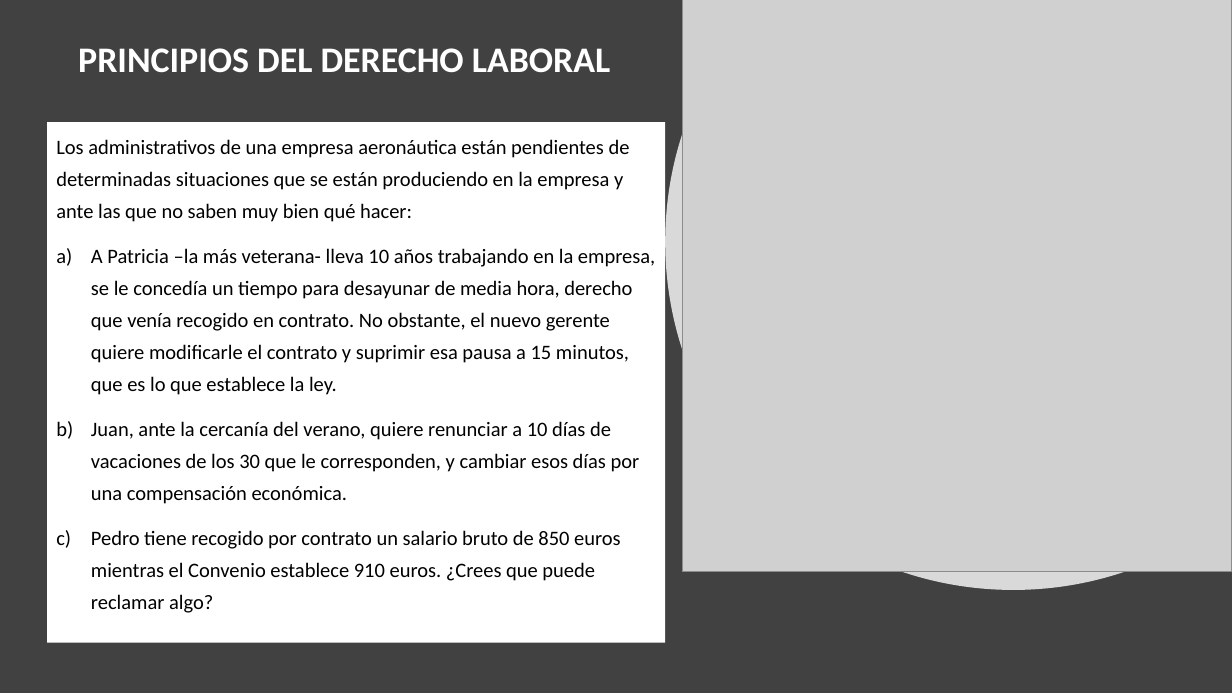
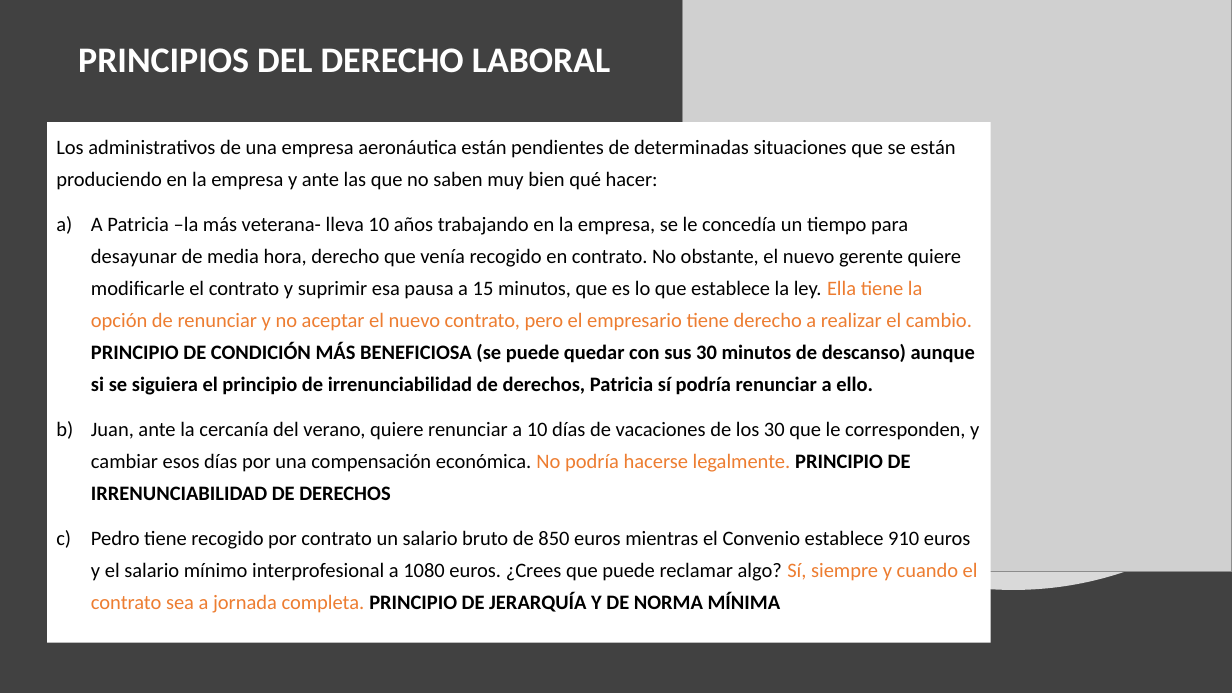
Before and after one commit to DiMaPaGa/daw1, a slide deck: slide 10 of PROGRAMACION/FOL/TEMA 1 FOL ALUMNOS.pptx. Drawn at 1232x693 pixels with LibreOffice and Linux fonts; fonts in the diff are those of the drawing; grey boxes stand for pictures. Boxes give left, top, right and bottom in pixels: in the first picture for what was removed or moved away, otherwise in the second. Text is boxed around its words. In the diff, an @@ line names an element or a change of style, - is before the commit and + after.

```diff
--- a/PROGRAMACION/FOL/TEMA 1 FOL ALUMNOS.pptx
+++ b/PROGRAMACION/FOL/TEMA 1 FOL ALUMNOS.pptx
@@ text "Los administrativos de una empresa ...": place and size @@
-text "Los administrativos de una empresa ..." at <box>47,122,665,642</box>
+text "Los administrativos de una empresa ..." at <box>47,122,991,642</box>
@@ text at <box>91,216,979,613</box>: text changed @@
-a) A Patricia –la más veterana- lleva 10 años trabajando en la empresa, se le concedía un tiempo para desayunar de media hora, derecho que venía recogido en contrato. No obstante, el nuevo gerente quiere modificarle el contrato y suprimir esa pausa a 15 minutos, que es lo que establece la ley.
-b) Juan, ante la cercanía del verano, quiere renunciar a 10 días de vacaciones de los 30 que le corresponden, y cambiar esos días por una compensación económica.
-c) Pedro tiene recogido por contrato un salario bruto de 850 euros mientras el Convenio establece 910 euros. ¿Crees que puede reclamar algo?
+a) A Patricia –la más veterana- lleva 10 años trabajando en la empresa, se le concedía un tiempo para desayunar de media hora, derecho que venía recogido en contrato. No obstante, el nuevo gerente quiere modificarle el contrato y suprimir esa pausa a 15 minutos, que es lo que establece la ley. Ella tiene la opción de renunciar y no aceptar el nuevo contrato, pero el empresario tiene derecho a realizar el cambio. PRINCIPIO DE CONDICIÓN MÁS BENEFICIOSA (se puede quedar con sus 30 minutos de descanso) aunque si se siguiera el principio de irrenunciabilidad de derechos, Patricia sí podría renunciar a ello.
+b) Juan, ante la cercanía del verano, quiere renunciar a 10 días de vacaciones de los 30 que le corresponden, y cambiar esos días por una compensación económica. No podría hacerse legalmente. PRINCIPIO DE IRRENUNCIABILIDAD DE DERECHOS
+c) Pedro tiene recogido por contrato un salario bruto de 850 euros mientras el Convenio establece 910 euros y el salario mínimo interprofesional a 1080 euros. ¿Crees que puede reclamar algo? Sí, siempre y cuando el contrato sea a jornada completa. PRINCIPIO DE JERARQUÍA Y DE NORMA MÍNIMA
```
Also in this commit, not shown: 6 other slides changed, 9 other files.
